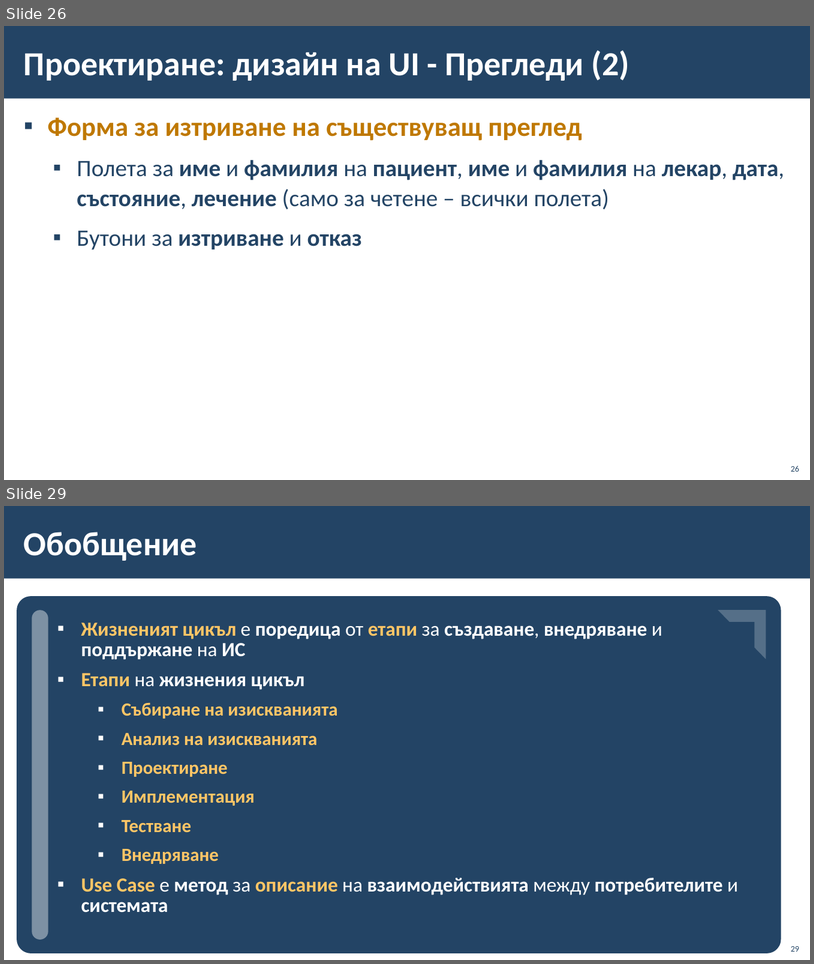
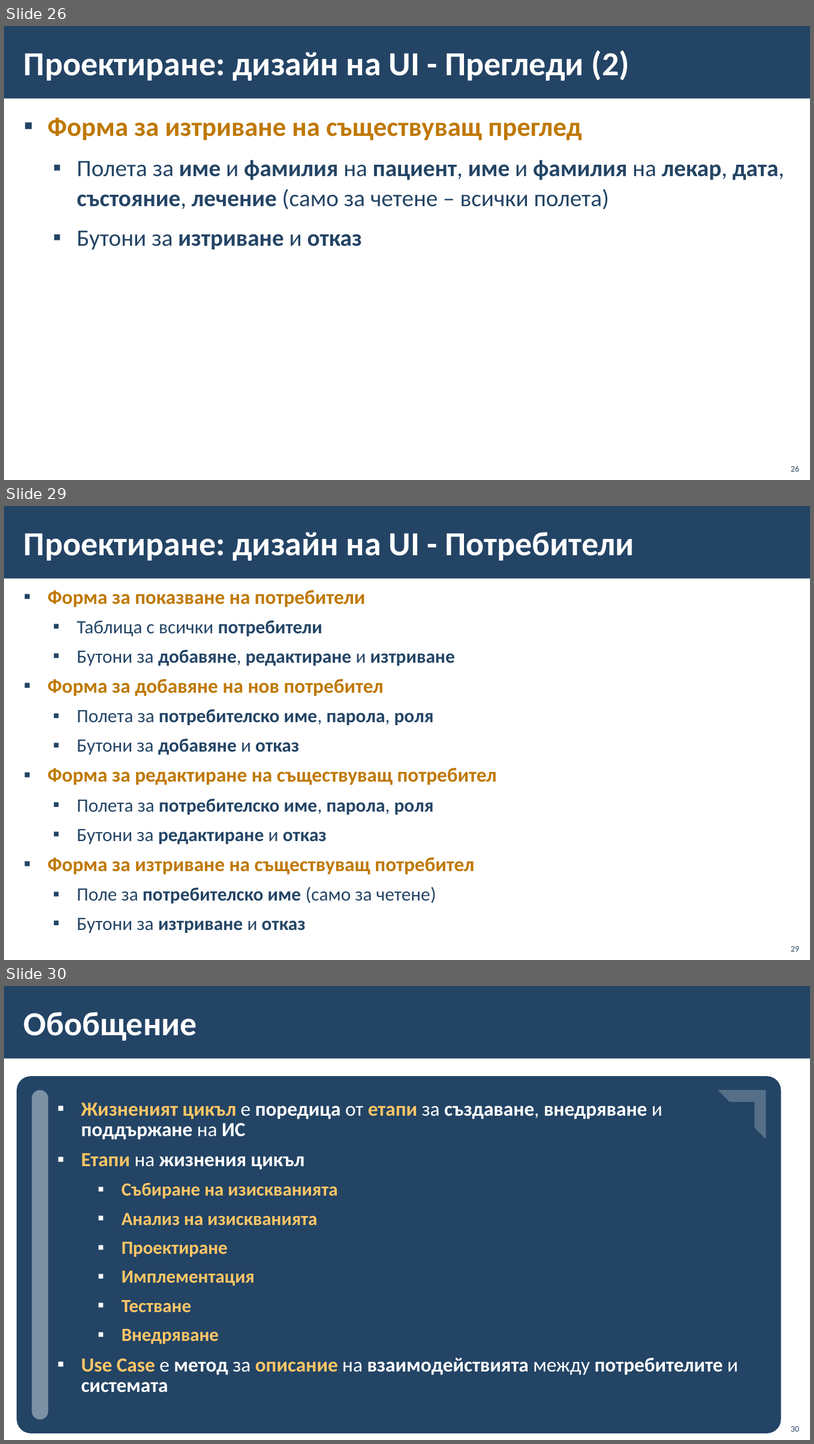
Before and after one commit to BG-IT-Edu/School-Programming, a slide deck: Courses/Software-Sciences/Module-4-Information-Systems-New/09-Lifecycle-of-Information-System/09-Lifecycle-of-Information-System.pptx. Shown one above the other, each under a label of ours: slides 26 and 29 before the commit, slides 26, 29 and 30 after it; the slides between them are not shown. The pictures are 814x964 and 814x1444 pixels, drawn with LibreOffice and Linux fonts; fonts in the diff are those of the drawing; background and template pictures are left out. Boxes give left, top, right and bottom in pixels: in the first picture for what was removed or moved away, otherwise in the second. Text is boxed around its words. In the diff, an @@ line names an element or a change of style, - is before the commit and + after.

```diff
--- a/Courses/Software-Sciences/Module-4-Information-Systems-New/09-Lifecycle-of-Information-System/09-Lifecycle-of-Information-System.pptx
+++ b/Courses/Software-Sciences/Module-4-Information-Systems-New/09-Lifecycle-of-Information-System/09-Lifecycle-of-Information-System.pptx
@@ slide 29 added at box(4, 506, 810, 960), background #FFFFFF; not listed: 1 template element that a slide beside it also shows @@
@@ title added at box(24, 532, 634, 561), 40 pt, text #FFFFFF, bold @@
+Проектиране: дизайн на UI - Потребители
@@ text added at box(48, 590, 497, 933), 22.4 pt, text #234465, bold @@
+▪ Форма за показване на потребители
+  ▪ Таблица с всички потребители
+  ▪ Бутони за добавяне, редактиране и изтриване
+▪ Форма за добавяне на нов потребител
+  ▪ Полета за потребителско име, парола, роля
+  ▪ Бутони за добавяне и отказ
+▪ Форма за редактиране на съществуващ потребител
+  ▪ Полета за потребителско име, парола, роля
+  ▪ Бутони за редактиране и отказ
+▪ Форма за изтриване на съществуващ потребител
+  ▪ Поле за потребителско име (само за четене)
+  ▪ Бутони за изтриване и отказ
@@ page number added at box(791, 946, 800, 951), 10 pt, text #234465 @@
+29
@@ what was slide 29 is now slide 30 @@
@@ page number at box(791, 1426, 800, 1431): text changed @@
-29
+30
```
Also in this commit, not shown: 4 slides changed.
